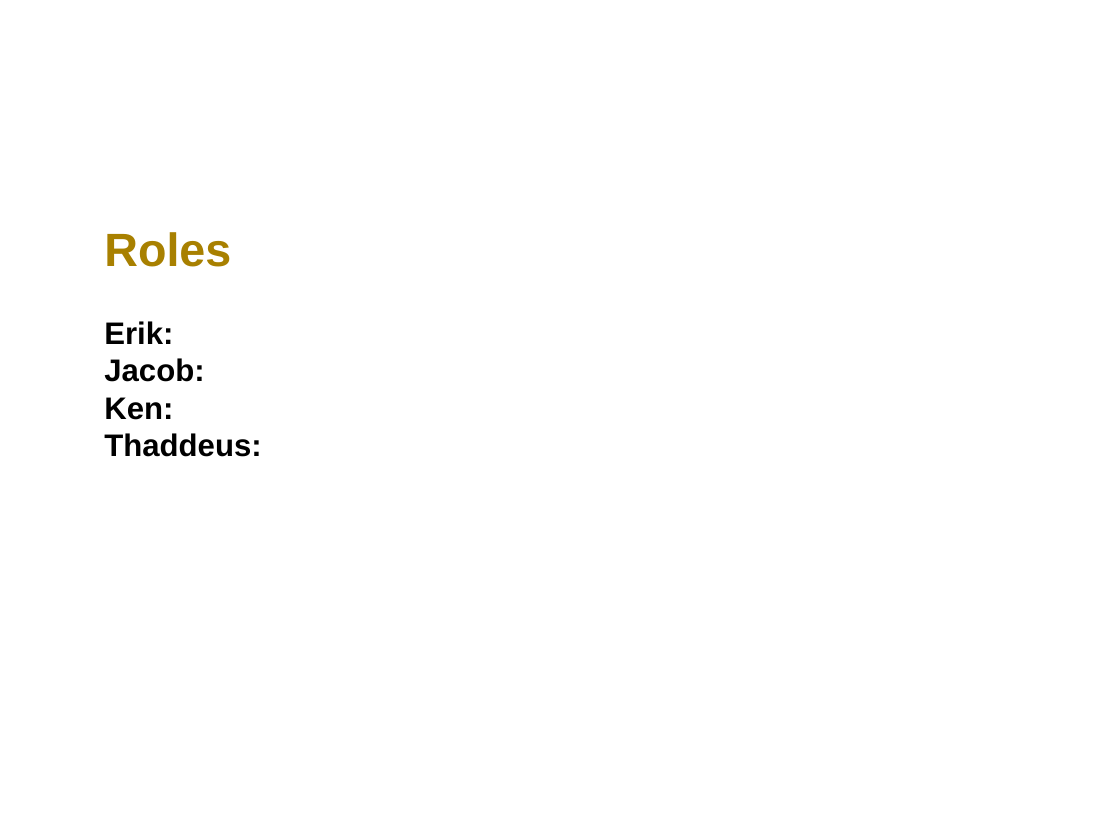
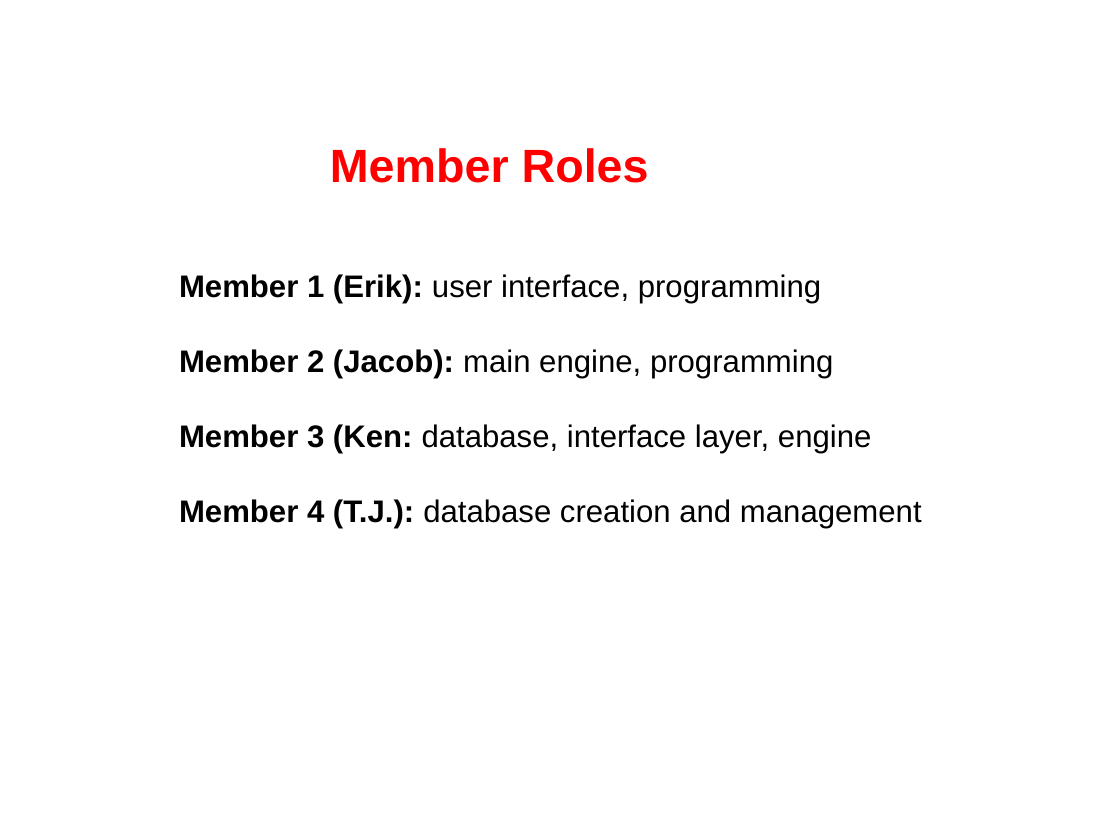
Before and after one commit to jjm3x3/propertyManager, a slide deck: slide 10 of DesignPlans.pptx. Drawn at 1120x840 pixels with LibreOffice and Linux fonts; fonts in the diff are those of the drawing. Boxes give left, top, right and bottom in pixels: in the first picture for what was removed or moved away, otherwise in the second. Text is boxed around its words. In the diff, an @@ line names an element or a change of style, - is before the commit and + after.

```diff
--- a/DesignPlans.pptx
+++ b/DesignPlans.pptx
@@ text at [179,148,922,528]: text changed; bold off @@
-Roles
-Erik:
-Jacob:
-Ken:
-Thaddeus:
+Member Roles
+Member 1 (Erik): user interface, programming
+Member 2 (Jacob): main engine, programming
+Member 3 (Ken: database, interface layer, engine
+Member 4 (T.J.): database creation and management
```
Also in this commit, not shown: 3 other slides changed.
